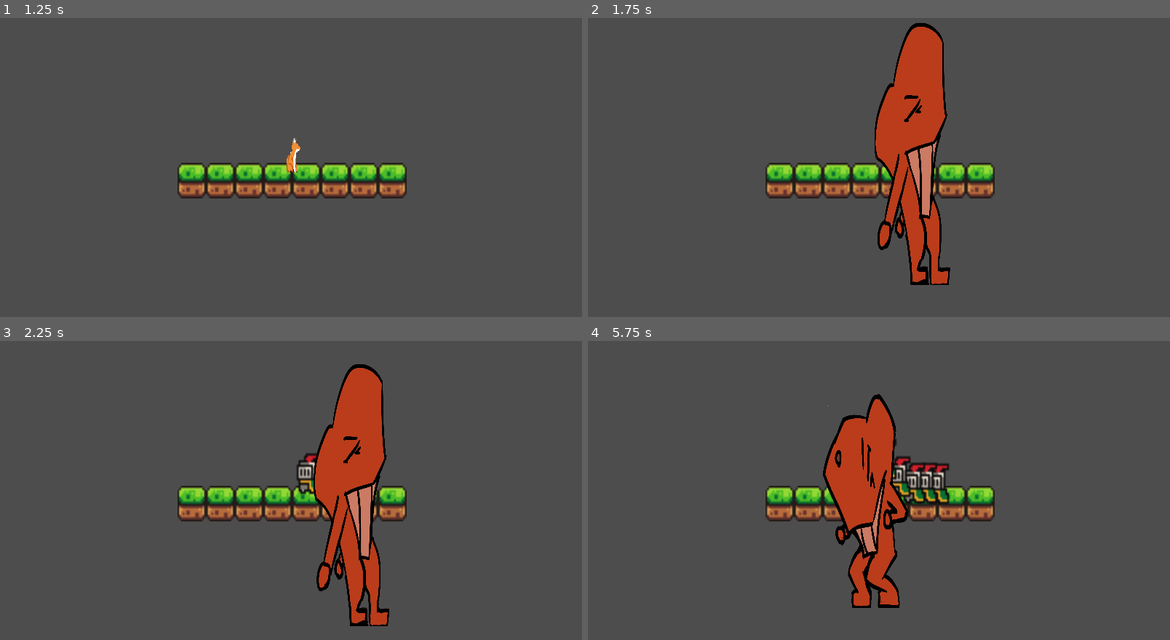
Above: before the commit, frames 1-4 (two rows, left to right).
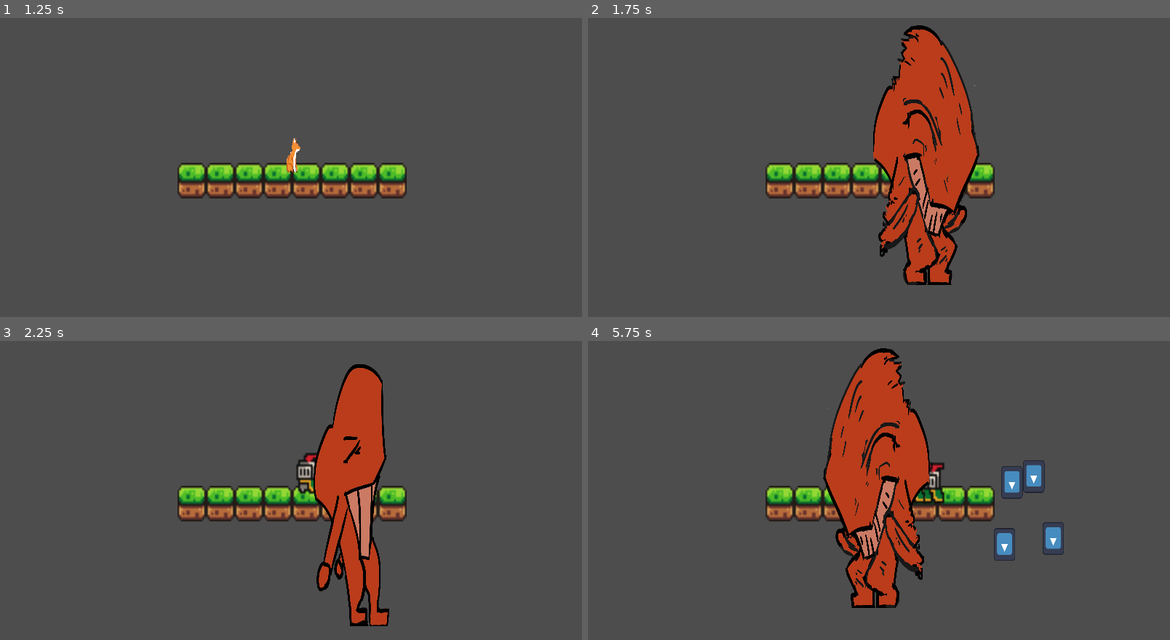
Above: after the commit, the same moments.

Repository: Tonevanda/hypoxia
Game: Godot game, scene res://scenes/titlescreen.tscn
Same seed, same stepped clock (60 frames per second), same inputs: the game is played once before the commit and once after it. The engine's default icon, where the game draws it, is replaced by a stand-in: a white triangle on a blue panel in a dark square.
Inputs (mouse positions are in pixels of both pictures, inside the frame that each line leads up to):
- Up to frame 1 (1.25 s): click (291, 200) at 0.5 s
- Up to frame 2 (1.75 s): tap Enter at 1.25 s; hold Right (ui_right) from 1.28 s (still down); tap Space (attack) at 1.35 s
- Up to frame 3 (2.25 s): release Right (ui_right) at 2.03 s; hold Down (ui_down) from 2.03 s (still down); tap Space (attack) at 2.1 s
- Up to frame 4 (5.75 s): release Down (ui_down) at 2.78 s; hold Right (ui_right) 2.78-3.53 s; tap Space (attack) every 0.75 s from 2.85 to 5.1 s; hold Up (ui_up) 3.53-4.28 s; hold Left (ui_left) from 4.28 s (still down)

Frame 1 is identical in both runs. In frame 2, 6.0% of the frame differs, in the area x 49-68%, y 1-90%; in frame 3, 0.2%; in frame 4, 7.7%, in the area x 40-82%, y 2-90%.

Commit message:
projectile and projectile collision

Diff:
--- /dev/null
+++ b/scenes/collision_with_mob.tscn
@@ -0,0 +1,9 @@
+[gd_scene load_steps=2 format=3 uid="uid://cbl3lkvlkm515"]
+
+[ext_resource type="Script" path="res://scripts/collision_with_mob.gd" id="1_tde7v"]
+
+[node name="CollisionWithMob" type="Area2D"]
+script = ExtResource("1_tde7v")
+
+[connection signal="area_entered" from="." to="." method="_on_area_entered"]
+[connection signal="area_exited" from="." to="." method="_on_area_exited"]
--- /dev/null
+++ b/scenes/collision_with_non_mob.tscn
@@ -0,0 +1,9 @@
+[gd_scene load_steps=2 format=3 uid="uid://bvgsptgg612im"]
+
+[ext_resource type="Script" path="res://scripts/collision_with_non_mob.gd" id="1_xq8l6"]
+
+[node name="Area2D" type="Area2D"]
+script = ExtResource("1_xq8l6")
+
+[connection signal="area_entered" from="." to="." method="_on_area_entered"]
+[connection signal="area_exited" from="." to="." method="_on_area_exited"]
--- a/scenes/collision_with_player_only.tscn
+++ /dev/null
@@ -1,6 +0,0 @@
-[gd_scene load_steps=2 format=3 uid="uid://bvgsptgg612im"]
-
-[ext_resource type="Script" path="res://scripts/collision_with_player_only.gd" id="1_7l6ym"]
-
-[node name="Area2D" type="Area2D"]
-script = ExtResource("1_7l6ym")
--- a/scenes/player.tscn
+++ b/scenes/player.tscn
@@ -23,31 +23,25 @@
 [ext_resource type="Texture2D" uid="uid://d3y6h7xkgxywe" path="res://assets/fox_run_2.png" id="20_27xa1"]
 [ext_resource type="Texture2D" uid="uid://dq6f3lrsbrmht" path="res://assets/fox_run_3.png" id="21_vuhki"]
 [ext_resource type="Texture2D" uid="uid://ctd687c2vhoqk" path="res://assets/fox_run_4.png" id="22_o5p0y"]
-[ext_resource type="PackedScene" path="res://scenes/collision.tscn" id="24_oew4c"]
+[ext_resource type="PackedScene" uid="uid://c4tkwt2y3i4of" path="res://scenes/collision.tscn" id="23_ax58f"]
+[ext_resource type="Script" path="res://scripts/collision_with_mob.gd" id="25_5qf8h"]
 
-[sub_resource type="AtlasTexture" id="AtlasTexture_0dkyp"]
-atlas = ExtResource("3_j4tn4")
+[sub_resource type="AtlasTexture" id="AtlasTexture_avj61"]
+atlas = ExtResource("3_tontw")
 region = Rect2(0, 0, 1650, 1650)
 
-[sub_resource type="AtlasTexture" id="AtlasTexture_us7nq"]
-atlas = ExtResource("3_j4tn4")
+[sub_resource type="AtlasTexture" id="AtlasTexture_baryw"]
+atlas = ExtResource("3_tontw")
 region = Rect2(1650, 0, 1650, 1650)
-
-[sub_resource type="AtlasTexture" id="AtlasTexture_p07cw"]
-atlas = ExtResource("3_j4tn4")
-region = Rect2(3300, 0, 1650, 1650)
 
 [sub_resource type="SpriteFrames" id="SpriteFrames_iywin"]
 animations = [{
 "frames": [{
-"duration": 2.0,
-"texture": SubResource("AtlasTexture_0dkyp")
+"duration": 1.0,
+"texture": SubResource("AtlasTexture_avj61")
 }, {
-"duration": 0.2,
-"texture": SubResource("AtlasTexture_us7nq")
-}, {
-"duration": 1.5,
-"texture": SubResource("AtlasTexture_p07cw")
+"duration": 1.0,
+"texture": SubResource("AtlasTexture_baryw")
 }],
 "loop": true,
 "name": &"attack",
@@ -124,10 +118,10 @@
 "speed": 5.0
 }]
 
-[sub_resource type="RectangleShape2D" id="RectangleShape2D_voy48"]
+[sub_resource type="RectangleShape2D" id="RectangleShape2D_2hkof"]
 size = Vector2(18109.9, 50.9623)
 
-[node name="Node2D" type="Node2D"]
+[node name="Player" type="Node2D"]
 script = ExtResource("1_4lh5p")
 
 [node name="Whale" type="CharacterBody2D" parent="."]
@@ -139,11 +133,12 @@
 [node name="AnimatedSprite2D" type="AnimatedSprite2D" parent="Whale"]
 sprite_frames = SubResource("SpriteFrames_iywin")
 animation = &"attack"
-autoplay = "attack"
+autoplay = "run"
 
-[node name="Collision" parent="Whale" instance=ExtResource("24_oew4c")]
+[node name="Collision" parent="Whale" instance=ExtResource("23_ax58f")]
+script = ExtResource("25_5qf8h")
 
 [node name="CollisionShape2D" type="CollisionShape2D" parent="Whale/Collision"]
 position = Vector2(16.1591, 8.96822)
 scale = Vector2(0.017967, -1.83798)
-shape = SubResource("RectangleShape2D_voy48")
+shape = SubResource("RectangleShape2D_2hkof")
--- /dev/null
+++ b/scenes/projectile.tscn
@@ -0,0 +1,21 @@
+[gd_scene load_steps=5 format=3 uid="uid://c7fbinf6fsay2"]
+
+[ext_resource type="Script" path="res://scripts/straight.gd" id="1_fdsm4"]
+[ext_resource type="Texture2D" uid="uid://dv2s8wmolffx6" path="res://icon.svg" id="1_ib24y"]
+[ext_resource type="PackedScene" uid="uid://cbl3lkvlkm515" path="res://scenes/collision_with_mob.tscn" id="2_ptbc7"]
+
+[sub_resource type="RectangleShape2D" id="RectangleShape2D_i8rp2"]
+size = Vector2(116, 119)
+
+[node name="Projectile" type="Node2D"]
+scale = Vector2(0.0941447, 0.113677)
+script = ExtResource("1_fdsm4")
+
+[node name="Sprite2D" type="Sprite2D" parent="."]
+texture = ExtResource("1_ib24y")
+
+[node name="CollisionMob" parent="." instance=ExtResource("2_ptbc7")]
+
+[node name="CollisionShape2D" type="CollisionShape2D" parent="CollisionMob"]
+position = Vector2(0, -0.5)
+shape = SubResource("RectangleShape2D_i8rp2")
--- a/scenes/pufferfish.tscn
+++ b/scenes/pufferfish.tscn
@@ -1,8 +1,8 @@
-[gd_scene load_steps=22 format=3 uid="uid://bywpce3ojfcm6"]
+[gd_scene load_steps=22 format=3 uid="uid://ikh5logcun4l"]
 
 [ext_resource type="Texture2D" uid="uid://dfhshxpdcivnm" path="res://brackeys_platformer_assets/sprites/knight.png" id="1_ionfj"]
 [ext_resource type="Script" path="res://scripts/towardsPlayerMovement.gd" id="1_w7mcu"]
-[ext_resource type="PackedScene" path="res://scenes/collision_with_player_only.tscn" id="3_hwy4j"]
+[ext_resource type="PackedScene" uid="uid://bvgsptgg612im" path="res://scenes/collision_with_non_mob.tscn" id="3_hwy4j"]
 
 [sub_resource type="AtlasTexture" id="AtlasTexture_harga"]
 atlas = ExtResource("1_ionfj")
@@ -134,9 +134,9 @@
 sprite_frames = SubResource("SpriteFrames_xybso")
 autoplay = "default"
 
-[node name="Area2D2" parent="." instance=ExtResource("3_hwy4j")]
+[node name="Area2D" parent="." instance=ExtResource("3_hwy4j")]
 
-[node name="CollisionShape2D" type="CollisionShape2D" parent="Area2D2"]
+[node name="CollisionShape2D" type="CollisionShape2D" parent="Area2D"]
 position = Vector2(1, 3.5)
 scale = Vector2(0.017967, -1.83798)
 shape = SubResource("RectangleShape2D_c5u3j")
--- a/scripts/collision_with_player_only.gd
+++ b/scripts/collision_with_mob.gd
@@ -5,11 +5,11 @@
 
 func _on_area_entered(area: Area2D) -> void:
 	var area_parent = area.get_parent()
-	if area_parent.name == "Whale":
+	if area_parent.name.begins_with("Pufferfish"):
 		area.get_parent().isColliding = true
 
 
 func _on_area_exited(area: Area2D) -> void:
 	var area_parent = area.get_parent()
-	if area_parent.name == "Whale":
+	if area_parent.name.begins_with("Pufferfish"):
 		area.get_parent().isColliding = false
--- /dev/null
+++ b/scripts/collision_with_non_mob.gd
@@ -0,0 +1,15 @@
+extends Area2D
+
+
+
+
+func _on_area_entered(area: Area2D) -> void:
+	var area_parent = area.get_parent()
+	if !area_parent.name.begins_with("Pufferfish"):
+		area.get_parent().isColliding = true
+
+
+func _on_area_exited(area: Area2D) -> void:
+	var area_parent = area.get_parent()
+	if !area_parent.name.begins_with("Pufferfish"):
+		area.get_parent().isColliding = false
--- a/scripts/movement.gd
+++ b/scripts/movement.gd
@@ -7,6 +7,7 @@
 var attack_time = 0.0  # Timer for attack animation duration
 
 @onready var animated_sprite = $AnimatedSprite2D
+@onready var projectile_scene = preload("res://scenes/projectile.tscn")
 
 func _flipH() -> void:
 	var h_direction := Input.get_axis("ui_left", "ui_right")
@@ -47,6 +48,10 @@
 	is_attacking = true
 	attack_time = 0.0  # Reset the attack timer
 	animated_sprite.play("attack")
+	var projectile = projectile_scene.instantiate()
+	projectile.position = position
+	get_parent().add_child(projectile)
+
 
 func _input(event: InputEvent) -> void:
 	if Input.is_action_just_pressed("attack"):
--- a/scripts/spawner.gd
+++ b/scripts/spawner.gd
@@ -1,6 +1,7 @@
 extends Node2D
 
 @onready var pufferfish_scene = preload("res://scenes/pufferfish.tscn")
+var id = 1
 
 # Called when the node enters the scene tree for the first time.
 func _ready() -> void:
@@ -11,7 +12,9 @@
 	var pufferfish = pufferfish_scene.instantiate()
 	pufferfish.rotation = PI
 	pufferfish.position = Vector2(2, 15)
+	pufferfish.name = "Pufferfish" + str(id)
 	get_parent().add_child(pufferfish)
+	id += 1
 
 
 func _on_timer_timeout() -> void:
--- /dev/null
+++ b/scripts/straight.gd
@@ -0,0 +1,12 @@
+extends Node2D
+
+var isColliding = false
+const SPEED = 10.0
+
+
+# Called every frame. 'delta' is the elapsed time since the previous frame.
+func _process(delta: float) -> void:
+	if isColliding:
+		queue_free()
+	else:
+		position.x += SPEED * delta
Not shown: 1 places in scenes/player.tscn that only renumber resources
